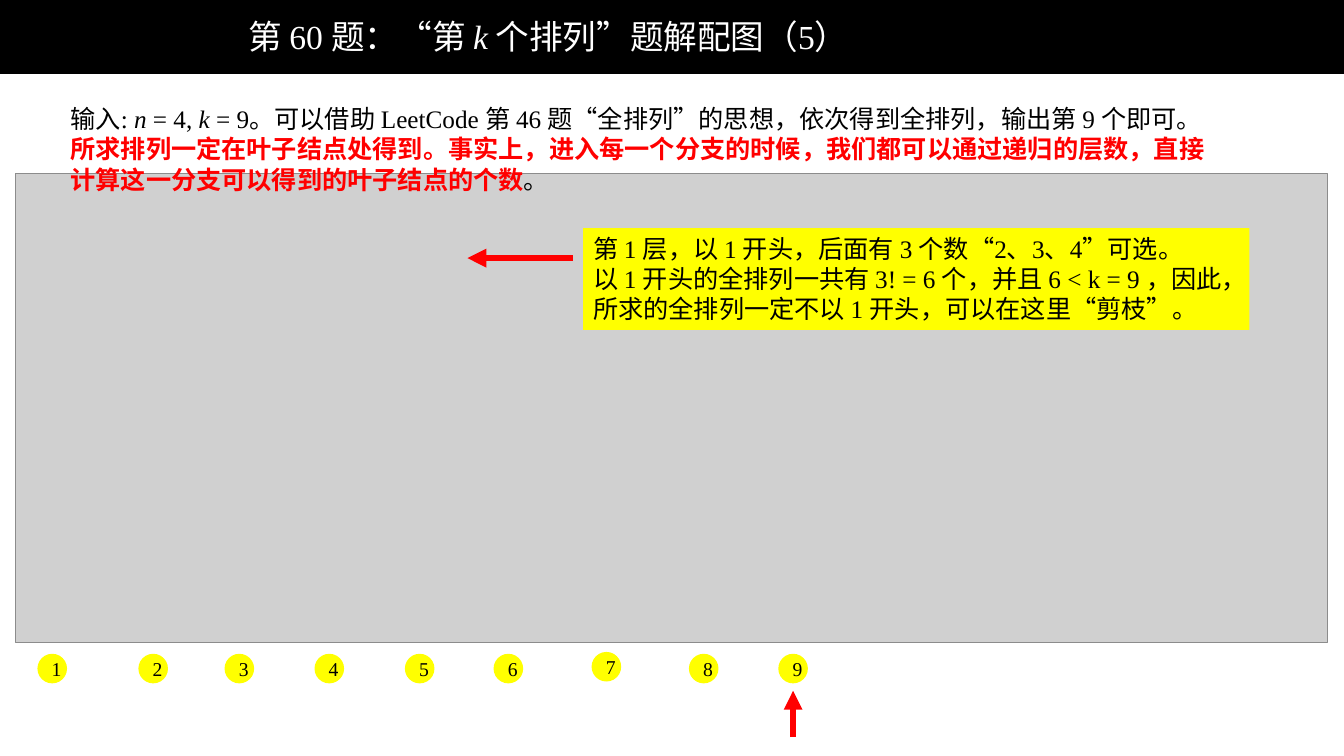
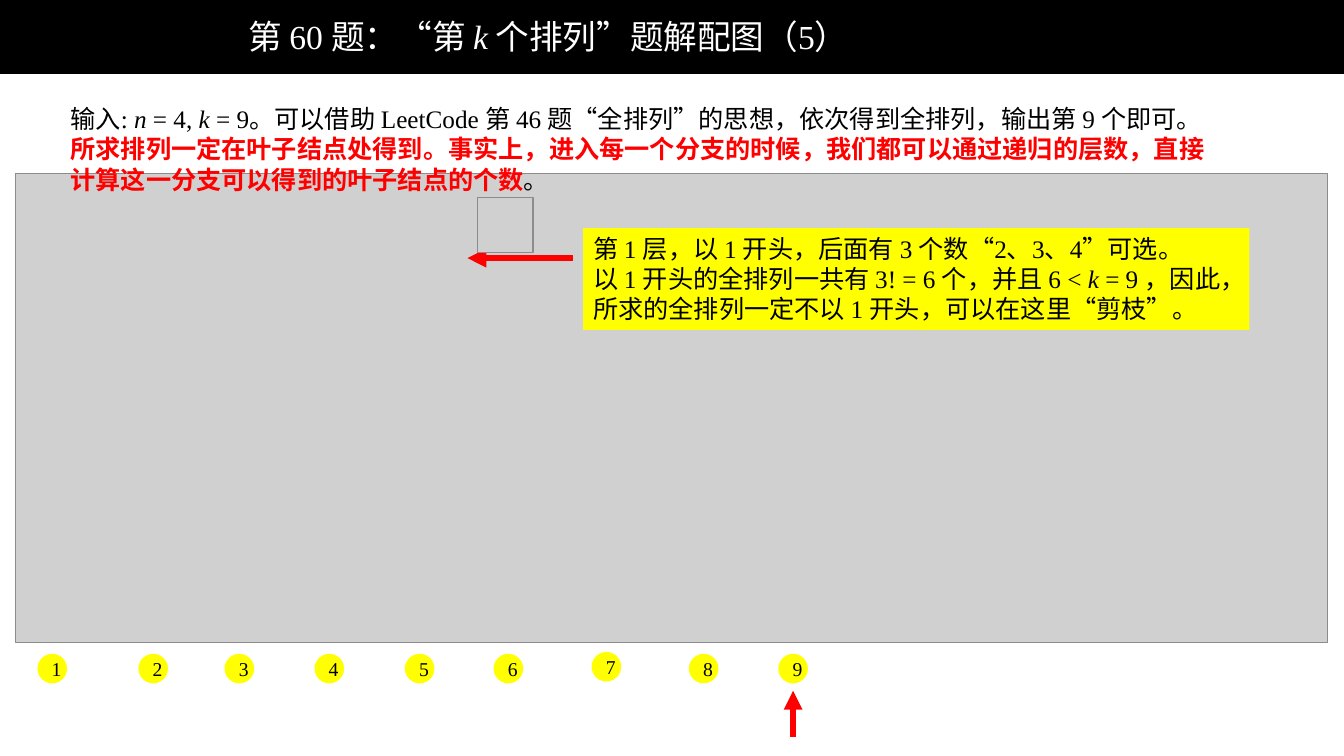
Before and after one commit to liweiwei1419/LeetCode-Solution-PPT, a slide deck: slide 5 of 0001-0100/LeetCode 第 60 题：“第 k 个排列”题解配图.pptx. Drawn at 1344x756 pixels with LibreOffice and Linux fonts; fonts in the diff are those of the drawing; grey boxes stand for pictures; background and template pictures are left out. Boxes give left, top, right and bottom in pixels: in the first picture for what was removed or moved away, otherwise in the second. Text is boxed around its words. In the diff, an @@ line names an element or a change of style, - is before the commit and + after.

```diff
--- a/0001-0100/LeetCode 第 60 题：“第 k 个排列”题解配图.pptx
+++ b/0001-0100/LeetCode 第 60 题：“第 k 个排列”题解配图.pptx
@@ picture added at [478, 198, 533, 253] @@
@@ text in rectangle at [593, 266, 1246, 321]: italic on in "k" @@
```
Also in this commit, not shown: 4 other slides changed.
